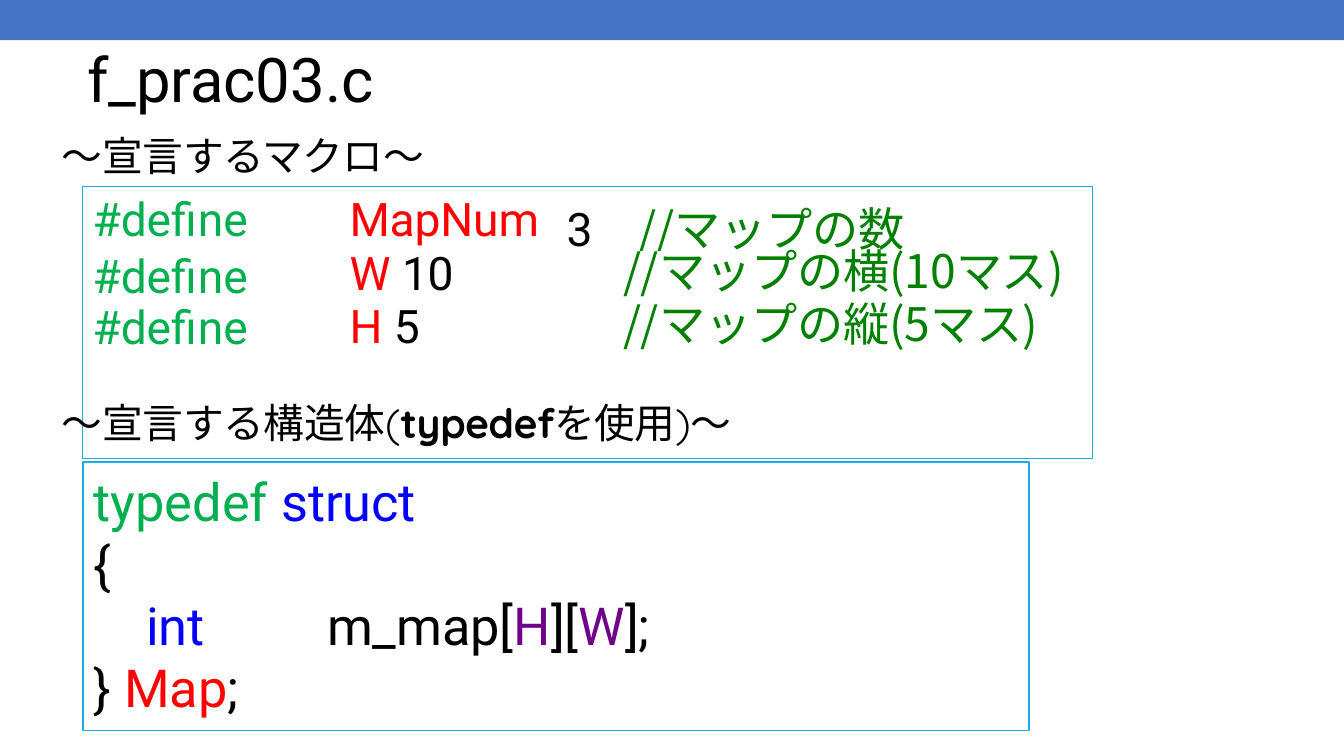
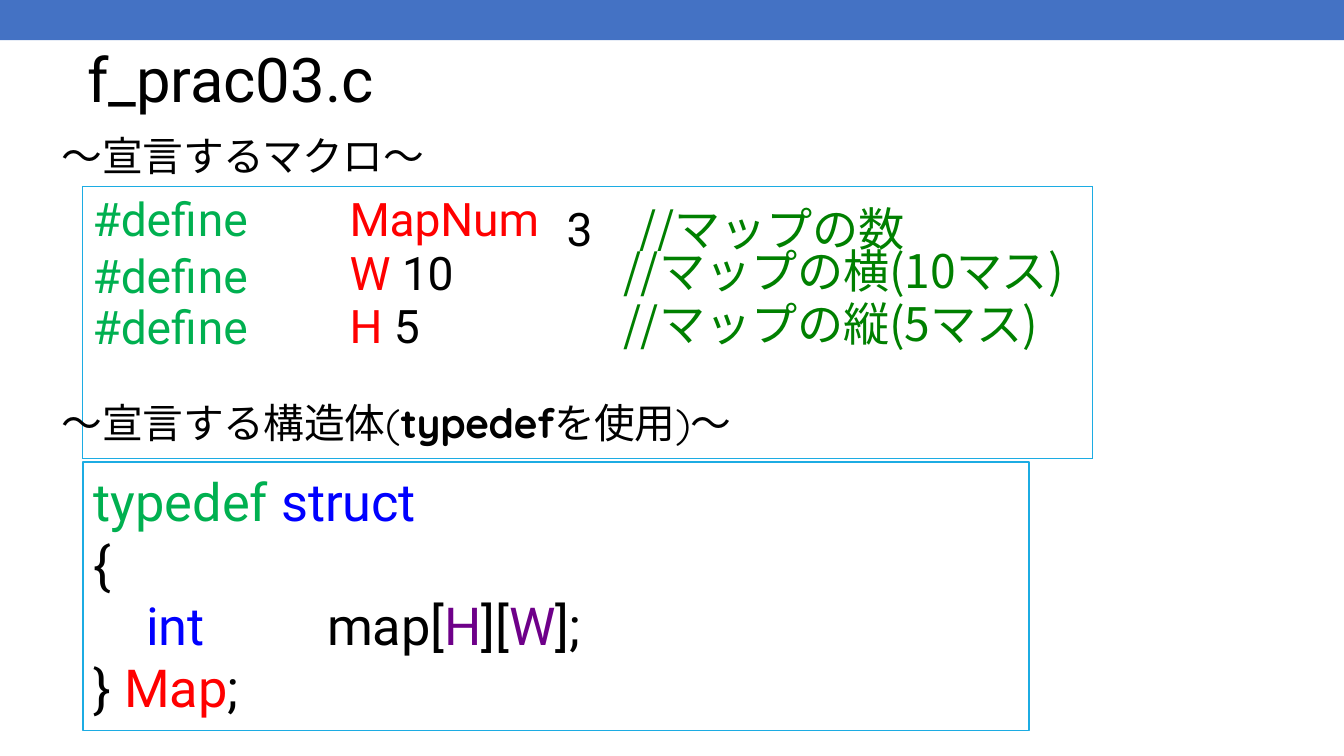
Before and after one commit to kic-murata/cpp2025, a slide deck: slide 17 of 授業資料/演習問題：ファイル処理.pptx. Drawn at 1344x756 pixels with LibreOffice and Linux fonts; fonts in the diff are those of the drawing. Boxes give left, top, right and bottom in pixels: in the first picture for what was removed or moved away, otherwise in the second. Text is boxed around its words. In the diff, an @@ line names an element or a change of style, - is before the commit and + after.

```diff
--- a/授業資料/演習問題：ファイル処理.pptx
+++ b/授業資料/演習問題：ファイル処理.pptx
@@ text in rectangle at bbox=[146, 602, 581, 656]: text changed @@
-int m_map[H][W];
+int map[H][W];
```
Also in this commit, not shown: 3 other slides changed, 1 other file.
